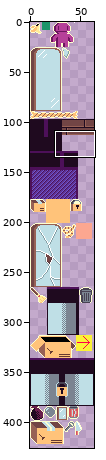
Two versions of one sprite sheet, atlas_debug.png. Above, an overview of the earlier version with the close-up marked.
Close-up. Before the edit:
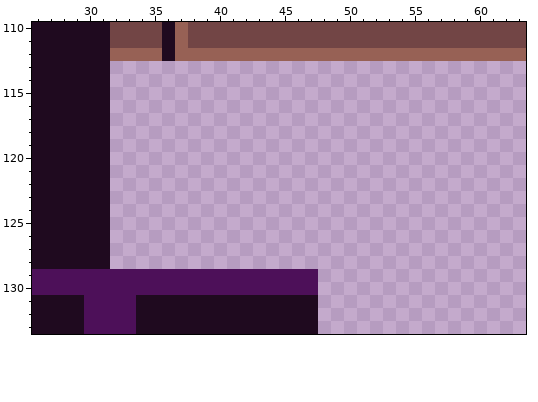
The file is 64x512 pixels. Shown: x 26..63, y 110..133. The wide view leaves out empty margins.
The same view after the edit:
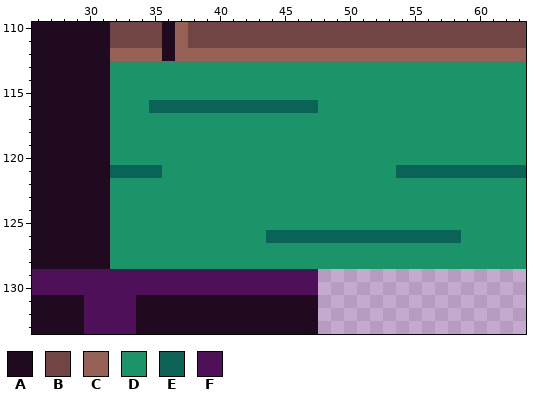
Palette (. is transparent): A #1f0a1f  B #724545  C #976155  D #1b946a  E #0b6257  F #4d1059
The edit:
y 113..115: x 32..63 ................................ -> DDDDDDDDDDDDDDDDDDDDDDDDDDDDDDDD
y 116: x 32..63 ................................ -> DDDEEEEEEEEEEEEEDDDDDDDDDDDDDDDD
y 117..120: x 32..63 ................................ -> DDDDDDDDDDDDDDDDDDDDDDDDDDDDDDDD
y 121: x 32..63 ................................ -> EEEEDDDDDDDDDDDDDDDDDDEEEEEEEEEE
y 122..125: x 32..63 ................................ -> DDDDDDDDDDDDDDDDDDDDDDDDDDDDDDDD
y 126: x 32..63 ................................ -> DDDDDDDDDDDDEEEEEEEEEEEEEEEDDDDD
y 127..128: x 32..63 ................................ -> DDDDDDDDDDDDDDDDDDDDDDDDDDDDDDDD
